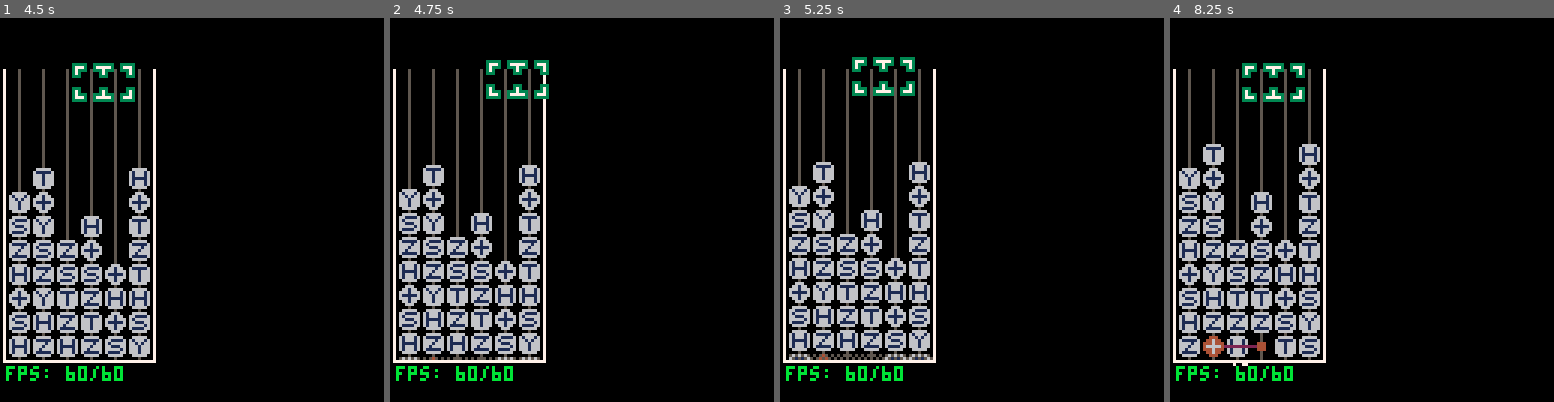
Above: before the commit, frames 1-4 (left to right).
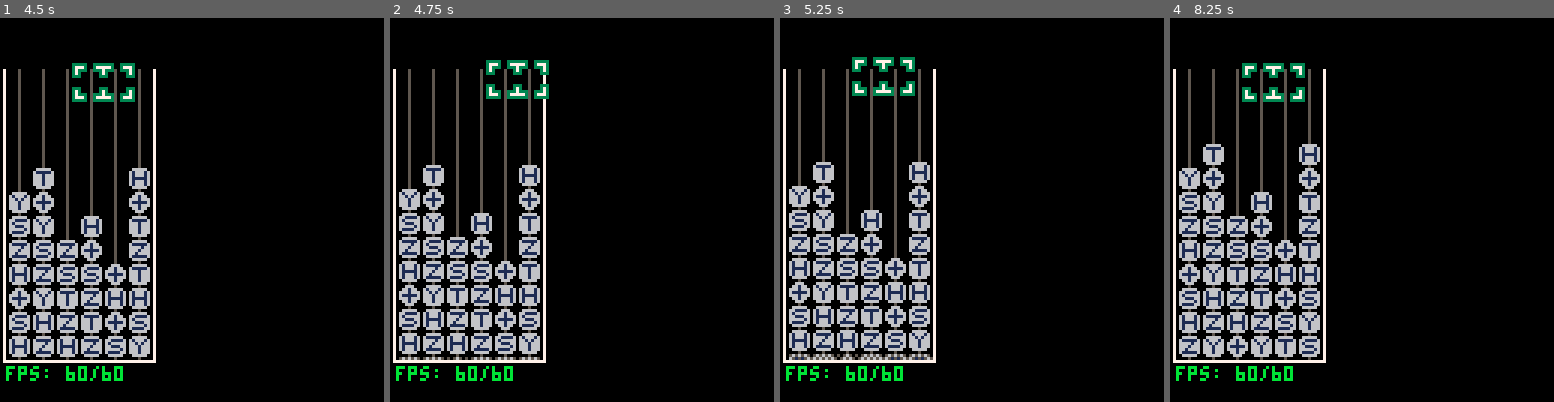
Above: after the commit, the same moments.

Repository: qniapp/quantattack
Game: PICO-8 cartridge qitaev.p8
The game is run twice, just before and just after one commit, with the same random seed, the same clock (stepped at 60 frames per second) and the same inputs.
Inputs:
- Up to frame 1 (4.5 s): tap X (X key) at 0.33, 1.07, 1.85, 2.97, 4.08 s; tap O (Z key) at 0.7, 1.7, 2.1, 2.5, 2.9, 3.3, 3.7, 4.1 s; hold Right 1.6-2.1 s; hold Up 2.15-2.42 s; hold Right 2.47-3.03 s; hold Left 3.08-3.58 s; hold Down 3.63-3.97 s; hold Right from 4.02 s (still down)
- Up to frame 2 (4.75 s): tap O (Z key) at 4.5 s; release Right at 4.68 s; hold Up from 4.73 s (still down)
- Up to frame 3 (5.25 s): tap O (Z key) at 4.9 s; release Up at 5.03 s; hold Left from 5.08 s (still down); tap X (X key) at 5.2 s
- Up to frame 4 (8.25 s): tap O (Z key) every 0.4 s from 5.3 to 8.1 s; release Left at 5.68 s; hold Down 5.73-6.03 s; hold Right 6.08-6.58 s; tap X (X key) at 6.32, 7.43 s; hold Right 6.63-7.13 s; hold Up 7.18-7.45 s; hold Right 7.5-8.07 s; hold Left from 8.12 s (still down)

Frame 1 is identical in both runs. In frame 2, less than 0.1% of the frame differs, in the area x 9-26%, y 88-90%; in frame 3, 0.1%; in frame 4, 1.2%, in the area x 8-27%, y 51-91%.

Commit message:
cnot の頻度をふつうに戻す

Diff:
--- a/qitaev.p8
+++ b/qitaev.p8
@@ -292,7 +292,7 @@
   cols = 6,
   rows = 12,
   next_row = 1,
-  cnot_probability = 0.9,
+  cnot_probability = 0.3,
 
   new = function(self, top, left)
     local b = {
